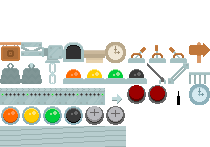
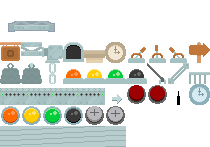
Two versions of the same layered image (210x147). Layer-by-layer changes:
painted on "Lag 9" over [8,21,55,32]
